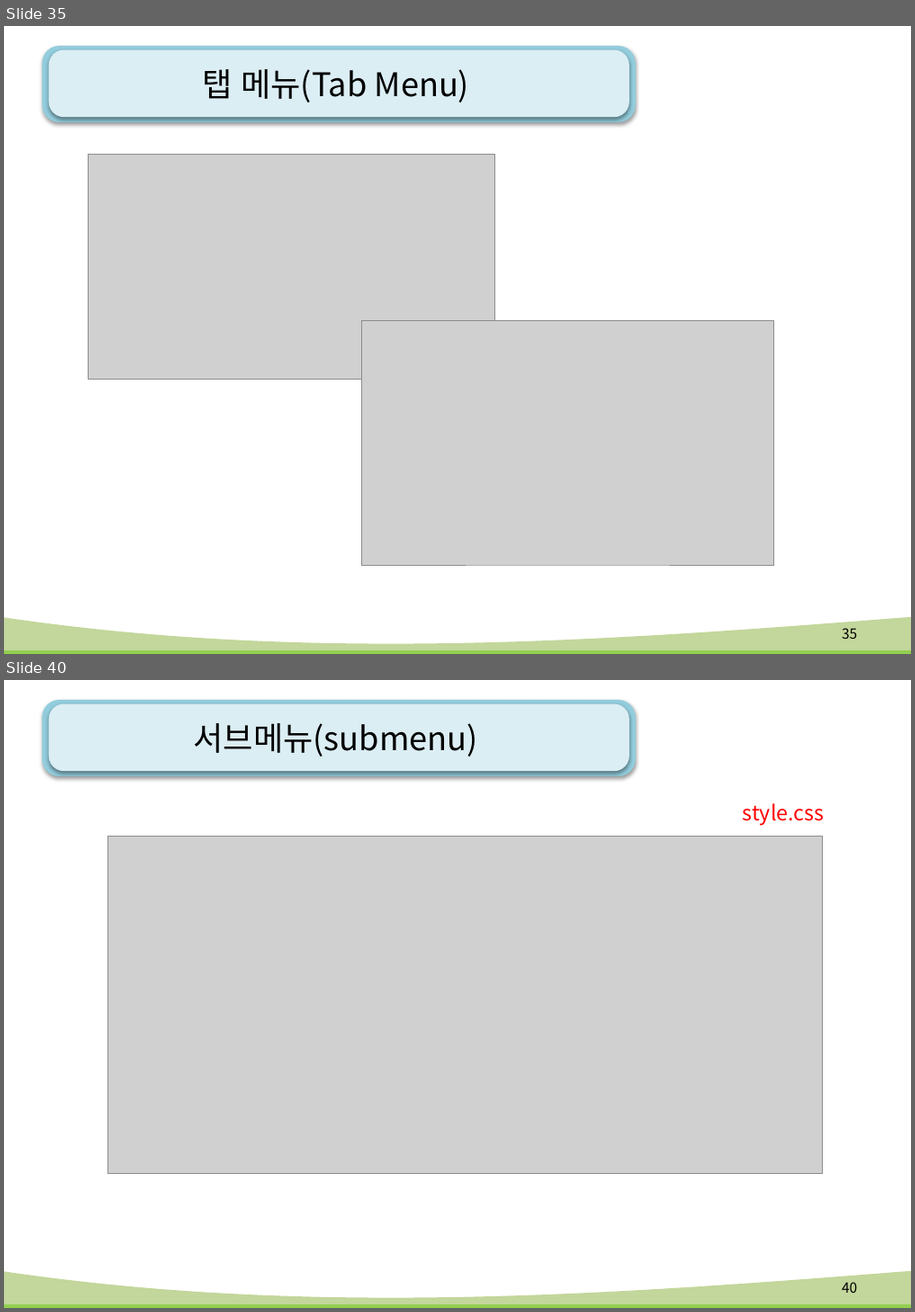
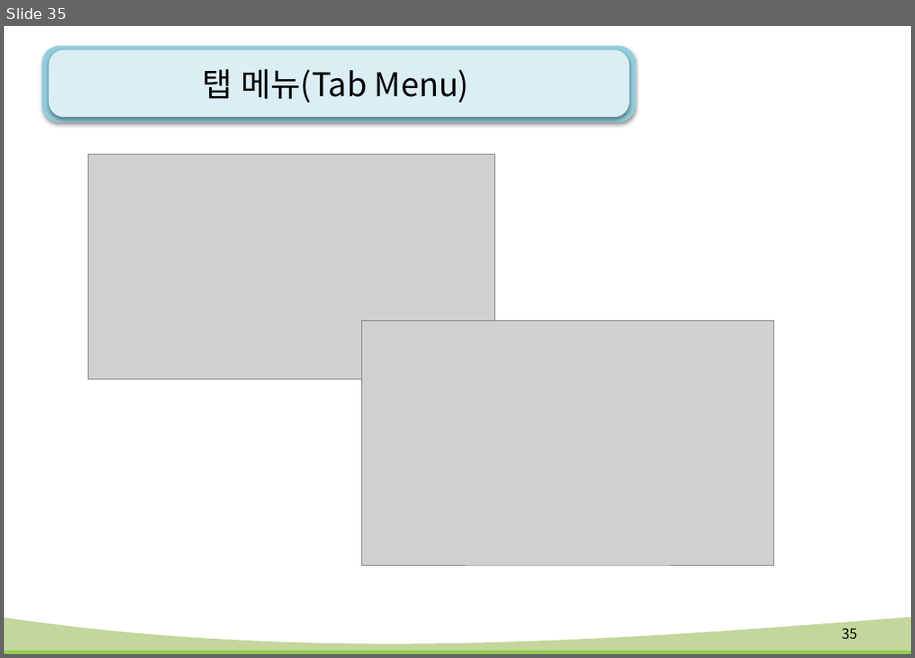
Before and after one commit to kiyongee2/green_project_web, a slide deck: html-css_ppt/9강. css 고급 선택자.pptx. Shown one above the other, each under a label of ours: slides 35 and 40 before the commit, slide 35 after it; the slides between them are not shown. The pictures are 915x1312 and 915x658 pixels, drawn with LibreOffice and Linux fonts; fonts in the diff are those of the drawing; grey boxes stand for pictures; background and template pictures are left out. Boxes give left, top, right and bottom in pixels: in the first picture for what was removed or moved away, otherwise in the second. Text is boxed around its words. In the diff, an @@ line names an element or a change of style, - is before the commit and + after.

```diff
--- a/html-css_ppt/9강. css 고급 선택자.pptx
+++ b/html-css_ppt/9강. css 고급 선택자.pptx
@@ slide 40 removed at (4,680,911,1308), background #FFFFFF; not listed: 4 template elements that a slide beside it also shows @@
@@ title removed at (194,723,478,756) @@
-서브메뉴(submenu)
@@ text removed at (743,803,825,826) @@
-style.css
@@ picture removed at (108,836,822,1174) @@
@@ page number removed at (842,1282,857,1293) @@
-40
```
Also in this commit, not shown: 17 slides changed, 2 other slides removed, 33 other files.
